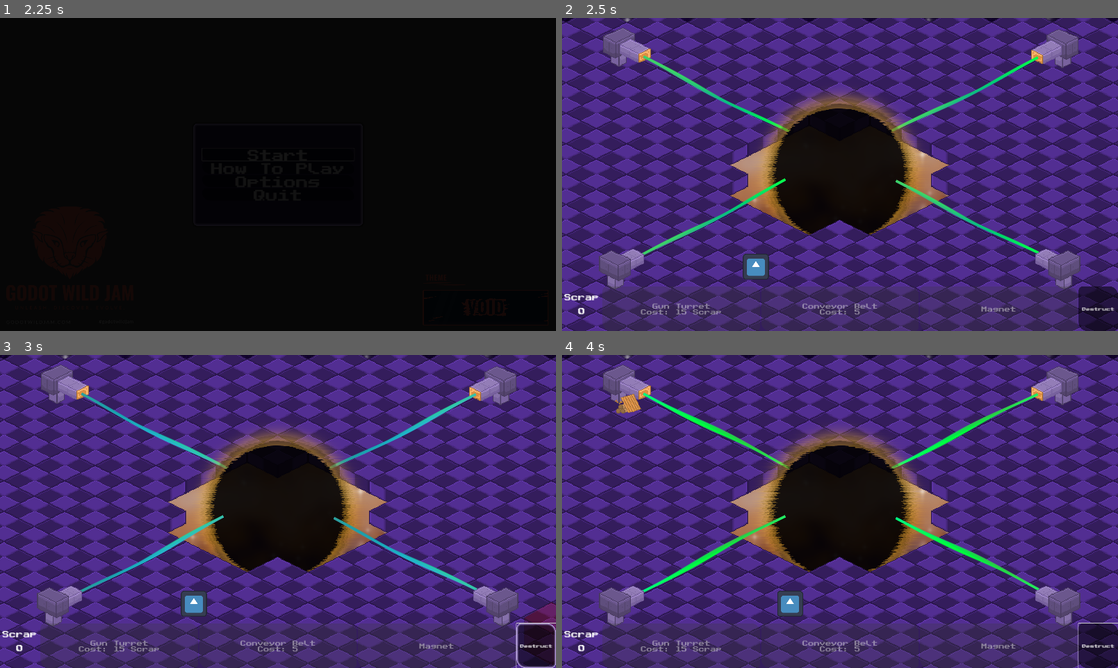
Above: before the commit, frames 1-4 (two rows, left to right).
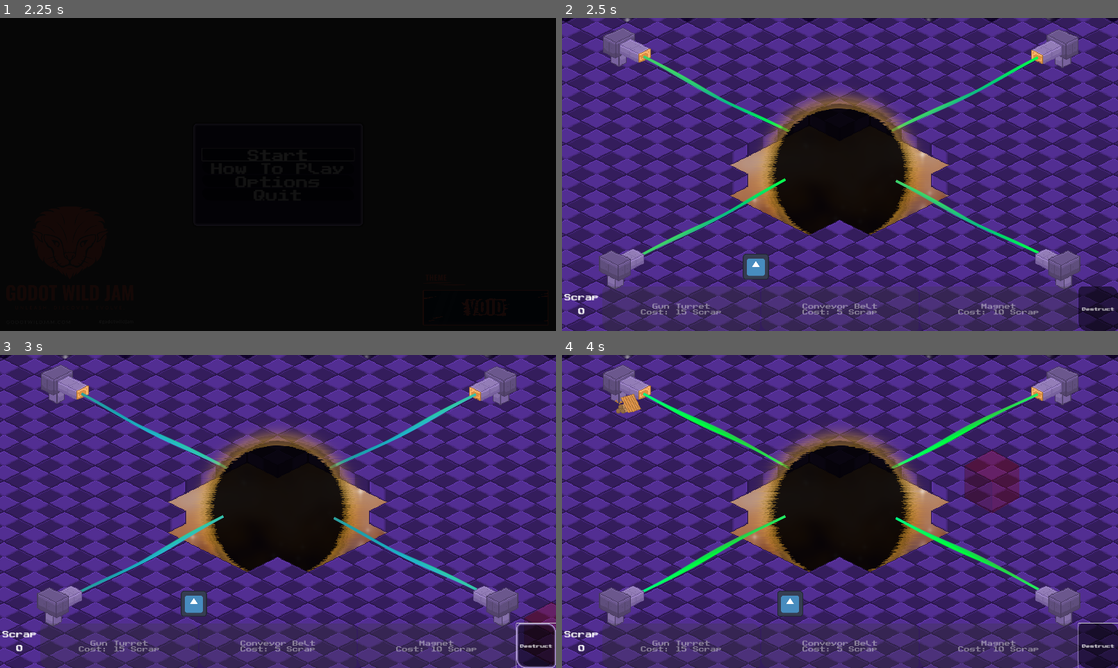
Above: after the commit, the same moments.

Repository: jkostello/Godot-Wild-Jam-69
Game: Godot game, scene res://UI/start_menu.tscn
Two runs of this game, one before a commit and one after it. Both use one fixed random seed, a clock stepped at 60 frames per second and the inputs below. The engine's default icon, where the game draws it, is replaced by a stand-in: a white triangle on a blue panel in a dark square. Sound files missing from this copy of the repository are replaced by a short silence.
Inputs (mouse positions are in pixels of both pictures, inside the frame that each line leads up to):
- Up to frame 1 (2.25 s): click "How To Play" at 0.5 s; click "Start" at 1.25 s; click "Start" at 2 s
- Up to frame 2 (2.5 s): no input
- Up to frame 3 (3 s): click "Destruct" at 2.75 s
- Up to frame 4 (4 s): tap Enter at 3.5 s; move the mouse to (962, 495) at 3.52 s; hold D (right) from 3.53 s (still down); hold Space (deselect) from 3.53 s (still down); click (962, 495) at 3.67 s; tap R (rotate, bound only after the commit) at 3.8 s

Frame 1 is identical in both runs. In frame 2, 0.3% of the frame differs, in the area x 43-86%, y 91-95%; in frame 3, 0.3%; in frame 4, 1.7%, in the area x 43-86%, y 30-95%.

Commit message:
Added rotate to control scheme

Diff:
--- a/UI/how_to_play.gd
+++ b/UI/how_to_play.gd
@@ -14,6 +14,7 @@
 	%struct2Label.text = "Select Structure 2: " + InputMap.action_get_events("select_structure_2")[0].as_text().trim_suffix(" (Physical)")
 	%struct3Label.text = "Select Structure 3: " + InputMap.action_get_events("select_structure_3")[0].as_text().trim_suffix(" (Physical)")
 	%deselectLabel.text = "Deselect: " + InputMap.action_get_events("deselect")[0].as_text().trim_suffix(" (Physical)")
+	%rotateLabel.text = "Rotate: " + InputMap.action_get_events("rotate")[0].as_text().trim_suffix(" (Physical)")
 
 func _on_tab_container_tab_clicked(tab):
 	if (tab == 3):
--- a/UI/how_to_play.tscn
+++ b/UI/how_to_play.tscn
@@ -182,6 +182,12 @@
 theme_override_font_sizes/font_size = 15
 text = "Deselect: Space"
 
+[node name="rotateLabel" type="Label" parent="Panel/MarginContainer/VBoxContainer/TabContainer/Controls/ControlsContainer/VBoxContainer"]
+unique_name_in_owner = true
+layout_mode = 2
+theme_override_font_sizes/font_size = 15
+text = "Deselect: Space"
+
 [node name="Scrap" type="TabBar" parent="Panel/MarginContainer/VBoxContainer/TabContainer"]
 visible = false
 layout_mode = 2
--- a/UI/options.gd
+++ b/UI/options.gd
@@ -17,7 +17,8 @@
 	"select_structure_1": "Select Structure 1",
 	"select_structure_2": "Select Structure 2",
 	"select_structure_3": "Select Structure 3",
-	"deselect": "Deselect"
+	"deselect": "Deselect",
+	"rotate": "Rotate"
 }
 
 
--- a/project.godot
+++ b/project.godot
@@ -81,6 +81,11 @@
 "events": [Object(InputEventKey,"resource_local_to_scene":false,"resource_name":"","device":-1,"window_id":0,"alt_press …(182 unchanged characters)…
 ]
 }
+rotate={
+"deadzone": 0.5,
+"events": [Object(InputEventKey,"resource_local_to_scene":false,"resource_name":"","device":-1,"window_id":0,"alt_pressed":false,"shift_pressed":false,"ctrl_pressed":false,"meta_pressed":false,"pressed":false,"keycode":0,"physical_keycode":82,"key_label":0,"unicode":114,"echo":false,"script":null)
+]
+}
 
 [layer_names]
 
--- a/structure_handler.gd
+++ b/structure_handler.gd
@@ -190,10 +190,10 @@
 
 	# If space pressed, deselect structure
 	if event is InputEventKey:
-		if (Input.is_action_pressed("deselect") and not event.is_echo()):
+		if (Input.is_action_just_pressed("deselect") and not event.is_echo()):
 			structure_selected = 0
 			highlight_block.visible = false
-		if (Input.is_key_pressed(KEY_R) and not event.is_echo()):
+		if (Input.is_action_just_pressed("rotate") and not event.is_echo()):
 			struct_r += 1
 			if struct_r == 4:
 				struct_r = 0
--- a/structure_handler.tscn
+++ b/structure_handler.tscn
@@ -96,7 +96,7 @@
 action_mode = 0
 shortcut = SubResource("Shortcut_4ors3")
 text = "Conveyor Belt
-Cost: 5"
+Cost: 5 Scrap"
 
 [node name="structureBut3" type="Button" parent="VBoxContainer/buttonHolder/HBoxContainer"]
 unique_name_in_owner = true
@@ -107,7 +107,8 @@
 disabled = true
 action_mode = 0
 shortcut = SubResource("Shortcut_voyqk")
-text = "Magnet"
+text = "Magnet
+Cost: 10 Scrap"
 
 [node name="dcButton" type="Button" parent="VBoxContainer/buttonHolder/HBoxContainer"]
 unique_name_in_owner = true
Not shown: 1 places in level.tscn that only renumber resources
Not shown: 1 places in structure_handler.tscn that only renumber resources
